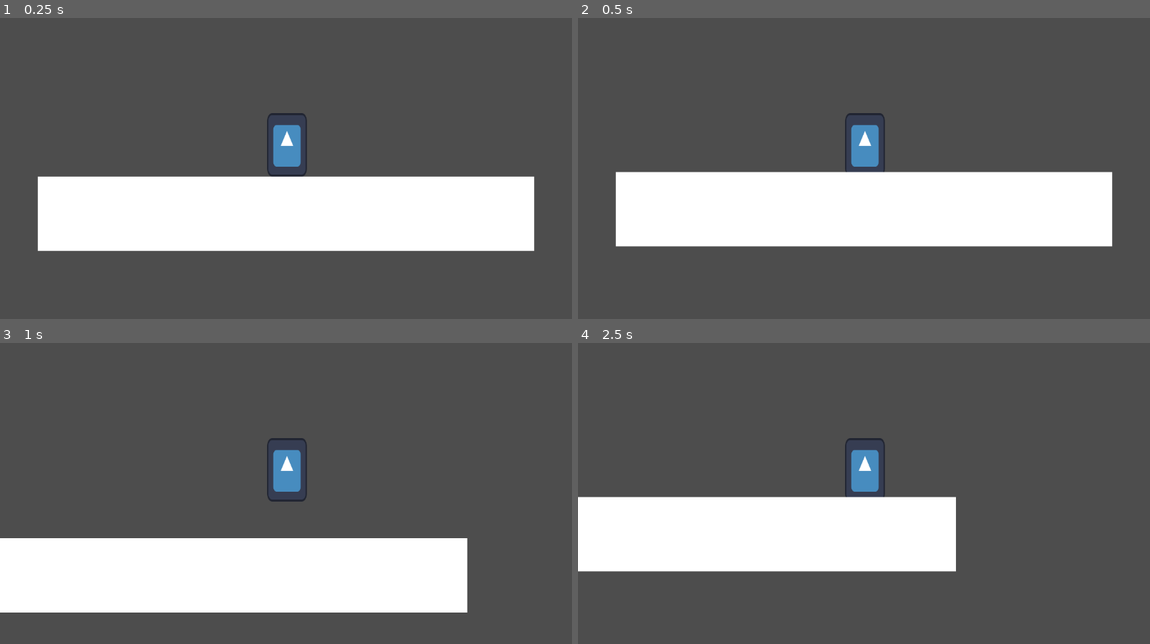
Above: before the commit, frames 1-4 (two rows, left to right).
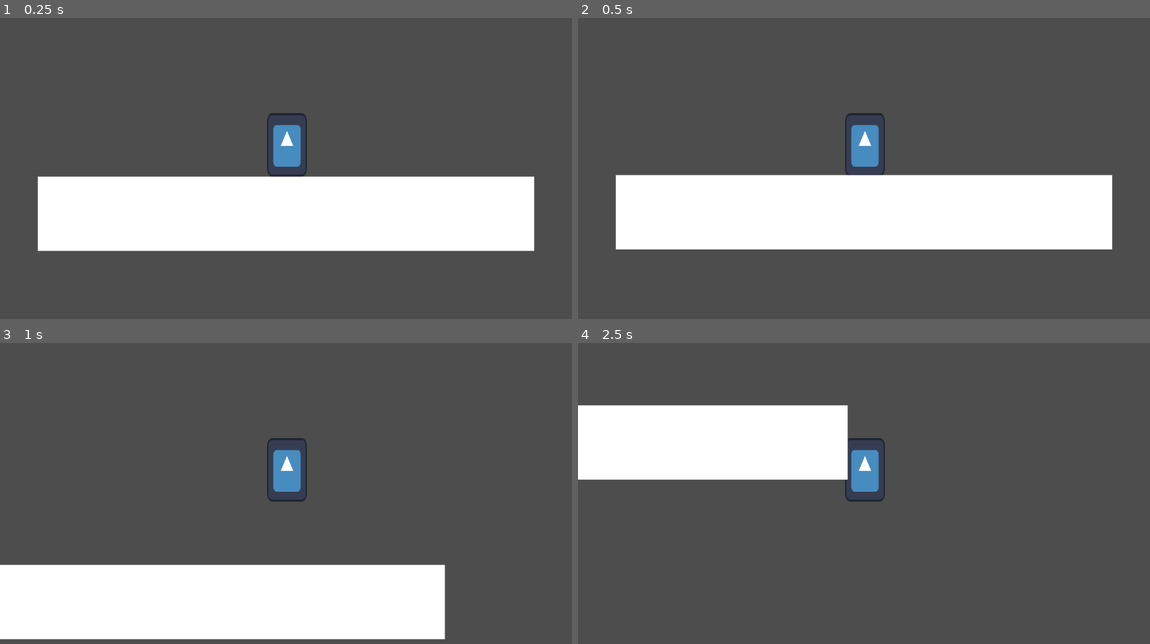
Above: after the commit, the same moments.

Repository: cadeagostinelli/ScavengerGodot
Game: Godot game, scene res://world.tscn
Same seed, same stepped clock (60 frames per second), same inputs: the game is played once before the commit and once after it. The engine's default icon, where the game draws it, is replaced by a stand-in: a white triangle on a blue panel in a dark square.
Inputs:
- Up to frame 1 (0.25 s): no input
- Up to frame 2 (0.5 s): no input
- Up to frame 3 (1 s): tap Enter (ui_accept) at 0.5, 0.77 s; hold Right (ui_right) from 0.53 s (still down)
- Up to frame 4 (2.5 s): tap Enter (ui_accept) at 1.52 s; release Right (ui_right) at 2.03 s; hold Left (ui_left) from 2.03 s (still down)

Frame 1 is identical in both runs. In frame 2, 2.1% of the frame differs, in the area x 6-94%, y 51-77%; in frame 3, 15%; in frame 4, 28%, in the area x 0-67%, y 20-77%.

Commit message:
Second commit: added fall damage, health system, and death/retry screen

Diff:
--- /dev/null
+++ b/DeathScreen.gd
@@ -0,0 +1,38 @@
+extends Control
+
+func _ready() -> void:
+	# Don't want to see it unless called
+	visible = false
+
+	# Set up as fullscreen overlay
+	anchor_right = 1
+	anchor_bottom = 1
+	offset_right = 0
+	offset_bottom = 0
+
+	# Make sure it fills the whole screen
+	grow_horizontal = 2  # GROW_DIRECTION_BOTH
+	grow_vertical = 2    # GROW_DIRECTION_BOTH
+
+	# Center the VBoxContainer
+	var vbox = $VBoxContainer
+	vbox.size_flags_horizontal = SIZE_FILL
+	vbox.size_flags_vertical = SIZE_FILL
+	vbox.alignment = BoxContainer.ALIGNMENT_CENTER
+
+	# Adjust label font size
+	var label = $VBoxContainer/Label
+	label.add_theme_font_size_override("font_size", 32)
+
+	# Set button size directly
+	var button = $VBoxContainer/Button
+	button.custom_minimum_size = Vector2(200, 50)
+
+func show_death_screen(death_position = null):
+	visible = true
+
+	# We're treating this as a fullscreen overlay, so no need to position it
+	# at the player's death location
+
+func _on_retry_button_pressed():
+	get_tree().reload_current_scene()
--- /dev/null
+++ b/DeathScreen.tscn
@@ -0,0 +1,37 @@
+[gd_scene load_steps=2 format=3 uid="uid://b5mb483x5b6qp"]
+
+[ext_resource type="Script" path="res://DeathScreen.gd" id="1_w37x6"]
+
+[node name="DeathScreen" type="Control"]
+layout_mode = 3
+anchors_preset = 8
+anchor_left = 0.5
+anchor_top = 0.5
+anchor_right = 0.5
+anchor_bottom = 0.5
+offset_left = -20.0
+offset_top = -20.0
+offset_right = 20.0
+offset_bottom = 20.0
+grow_horizontal = 2
+grow_vertical = 2
+script = ExtResource("1_w37x6")
+
+[node name="VBoxContainer" type="VBoxContainer" parent="."]
+layout_mode = 0
+offset_right = 40.0
+offset_bottom = 40.0
+alignment = 1
+
+[node name="Label" type="Label" parent="VBoxContainer"]
+layout_mode = 2
+text = "You Died!"
+horizontal_alignment = 1
+vertical_alignment = 1
+
+[node name="Button" type="Button" parent="VBoxContainer"]
+layout_mode = 2
+text = "Retry?"
+
+[connection signal="pressed" from="VBoxContainer/Button" to="." method="_on_button_pressed"]
+[connection signal="pressed" from="VBoxContainer/Button" to="." method="_on_retry_button_pressed"]
--- a/player.tscn
+++ b/player.tscn
@@ -4,7 +4,7 @@
 [ext_resource type="Texture2D" uid="uid://cbdg8pu0w8f2" path="res://icon.svg" id="1_phu2g"]
 
 [sub_resource type="RectangleShape2D" id="RectangleShape2D_38l5m"]
-size = Vector2(74, 117)
+size = Vector2(74, 123)
 
 [node name="Player" type="CharacterBody2D"]
 script = ExtResource("1_g3tc1")
@@ -15,5 +15,5 @@
 texture = ExtResource("1_phu2g")
 
 [node name="CollisionShape2D" type="CollisionShape2D" parent="."]
-position = Vector2(3, -68.5)
+position = Vector2(3, -65.5)
 shape = SubResource("RectangleShape2D_38l5m")
--- a/scripts/player.gd
+++ b/scripts/player.gd
@@ -1,9 +1,22 @@
 extends CharacterBody2D
 
+@onready var death_screen_scene = preload("res://DeathScreen.tscn")
+@onready var death_screen
 
-const SPEED = 300.0
-const JUMP_VELOCITY = -400.0
+const SPEED = 400.0
+const JUMP_VELOCITY = -500.0
 
+@export var fall_damage_threshold: float = 500.0
+@export var damage_per_fall: int = 100
+
+var max_fall_speed: float = 0.0
+
+@export var max_health: int = 100
+var health: int
+
+func _ready():
+	# Set initial health
+	health = max_health
 
 func _physics_process(delta: float) -> void:
 	# Add the gravity.
@@ -23,3 +36,40 @@
 		velocity.x = move_toward(velocity.x, 0, SPEED)
 
 	move_and_slide()
+
+	# FALL DAMAGE PORTION
+	# Track the max fall speed
+	if velocity.y > max_fall_speed:
+		max_fall_speed = velocity.y
+
+	if is_on_floor():
+		if max_fall_speed > fall_damage_threshold:
+			take_damage(damage_per_fall)
+		# Reset max fall speed
+		max_fall_speed = 0.0
+
+func take_damage(amount):
+	health -= amount
+	print("Took ", amount, " damage! Health: ", health)
+	if health <= 0:
+		die()
+
+func die():
+	print("Player has died!")
+	# Freeze the camera in place
+	var camera = get_viewport().get_camera_2d()
+	if camera:
+		# If the camera is following the player, detach it
+		if camera.get_parent() == self:
+			remove_child(camera)
+			get_parent().add_child(camera)
+	# Instantiate the scene
+	var death_screen = death_screen_scene.instantiate()
+	# Add it to the scene tree
+	get_tree().current_scene.add_child(death_screen)
+	# Get player position before showing the UI
+	var player_position = global_position
+	# Show the UI with the player's position
+	death_screen.show_death_screen(player_position)
+	# Remove the player from the scene
+	queue_free()
--- a/world.tscn
+++ b/world.tscn
@@ -23,3 +23,13 @@
 [node name="CollisionShape2D" type="CollisionShape2D" parent="Platform"]
 position = Vector2(1, 102)
 shape = SubResource("RectangleShape2D_tgegt")
+
+[node name="Platform2" type="StaticBody2D" parent="."]
+
+[node name="MeshInstance2D" type="MeshInstance2D" parent="Platform2"]
+position = Vector2(825, 1007)
+mesh = SubResource("QuadMesh_p8fr7")
+
+[node name="CollisionShape2D" type="CollisionShape2D" parent="Platform2"]
+position = Vector2(820, 1104)
+shape = SubResource("RectangleShape2D_tgegt")
